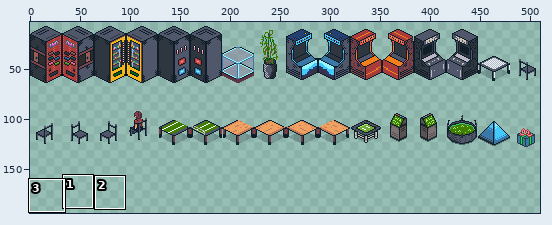
Two versions of one sprite sheet, res/props.png. Above, an overview of the earlier version with the close-up marked.
Close-up. First the earlier version:
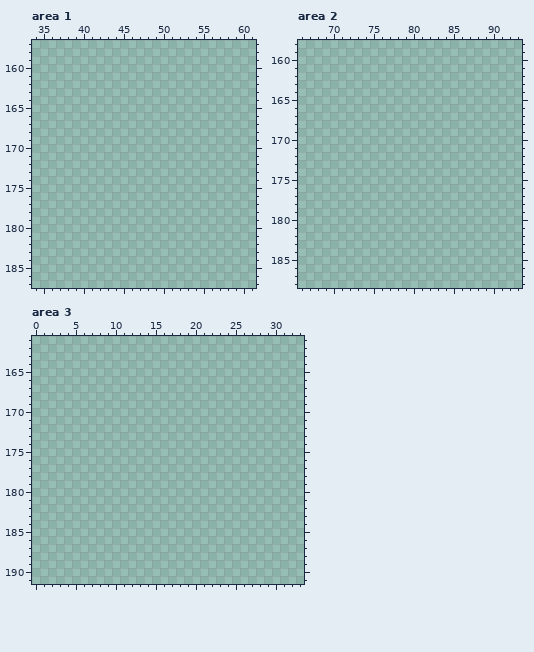
The file is 512x512 pixels. Colours within 5 levels of each other are drawn and written as one. Shown: area 1: x 34..61, y 157..187; area 2: x 66..93, y 158..188; area 3: x 0..33, y 161..191. The wide view leaves out empty margins.
Once edited:
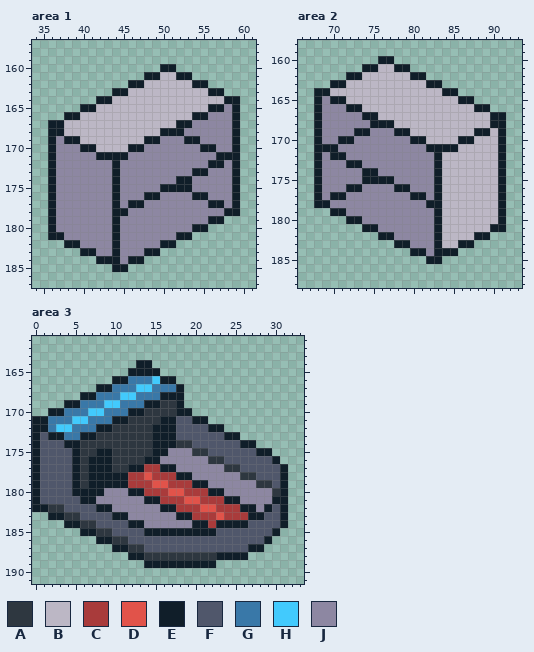
Palette (. is transparent): A #2e3740  B #bcb7c5  C #a93b3b  D #e1534a  E #101e29  F #50576b  G #3978a8  H #42cafd  J #8d87a2
What changed:
--- area 1
@@ x 34..61 @@
 159 ............................
-160 ............................
-161 ............................
-162 ............................
-163 ............................
-164 ............................
-165 ............................
-166 ............................
-167 ............................
-168 ............................
-169 ............................
-170 ............................
-171 ............................
-172 ............................
-173 ............................
-174 ............................
-175 ............................
-176 ............................
-177 ............................
-178 ............................
-179 ............................
-180 ............................
-181 ............................
-182 ............................
-183 ............................
-184 ............................
-185 ............................
+160 ................EE..........
+161 ..............EEBBEE........
+162 ............EEBBBBBBEE......
+163 ..........EEBBBBBBBBBBEE....
+164 ........EEBBBBBBBBBBBBBBEE..
+165 ......EEBBBBBBBBBBBBBBEEJE..
+166 ....EEBBBBBBBBBBBBBBEEJJJE..
+167 ..EEBBBBBBBBBBBBBBEEJJJJJE..
+168 ..EEBBBBBBBBBBBBEEEJJJJJJE..
+169 ..EJEEBBBBBBBBEEJJJEEJJJJE..
+170 ..EJJJEEBBBBEEJJJJJJJEEJJE..
+171 ..EJJJJJEEEEJJJJJJJJJJJEEE..
+172 ..EJJJJJJJEJJJJJJJJJJJEEJE..
+173 ..EJJJJJJJEJJJJJJJJJEEJJJE..
+174 ..EJJJJJJJEJJJJJJJEEJJJJJE..
+175 ..EJJJJJJJEJJJJJEEEEJJJJJE..
+176 ..EJJJJJJJEJJJEEJJJJEEJJJE..
+177 ..EJJJJJJJEJEEJJJJJJJJEEJE..
+178 ..EJJJJJJJEEJJJJJJJJJJJJEE..
+179 ..EJJJJJJJEJJJJJJJJJJJEE....
+180 ..EJJJJJJJEJJJJJJJJJEE......
+181 ..EEJJJJJJEJJJJJJJEE........
+182 ....EEJJJJEJJJJJEE..........
+183 ......EEJJEJJJEE............
+184 ........EEEJEE..............
+185 ..........EE................
 186 ............................
--- area 2
@@ x 66..93 @@
 159 ............................
-160 ............................
-161 ............................
-162 ............................
-163 ............................
-164 ............................
-165 ............................
-166 ............................
-167 ............................
-168 ............................
-169 ............................
-170 ............................
-171 ............................
-172 ............................
-173 ............................
-174 ............................
-175 ............................
-176 ............................
-177 ............................
-178 ............................
-179 ............................
-180 ............................
-181 ............................
-182 ............................
-183 ............................
-184 ............................
-185 ............................
+160 ..........EE................
+161 ........EEBBEE..............
+162 ......EEBBBBBBEE............
+163 ....EEBBBBBBBBBBEE..........
+164 ..EEBBBBBBBBBBBBBBEE........
+165 ..EJEEBBBBBBBBBBBBBBEE......
+166 ..EJJJEEBBBBBBBBBBBBBBEE....
+167 ..EJJJJJEEBBBBBBBBBBBBBBEE..
+168 ..EJJJJJJEEEBBBBBBBBBBBBEE..
+169 ..EJJJJEEJJJEEBBBBBBBBEEBE..
+170 ..EJJEEJJJJJJJEEBBBBEEBBBE..
+171 ..EEEJJJJJJJJJJJEEEEBBBBBE..
+172 ..EJEEJJJJJJJJJJJEBBBBBBBE..
+173 ..EJJJEEJJJJJJJJJEBBBBBBBE..
+174 ..EJJJJJEEJJJJJJJEBBBBBBBE..
+175 ..EJJJJJEEEEJJJJJEBBBBBBBE..
+176 ..EJJJEEJJJJEEJJJEBBBBBBBE..
+177 ..EJEEJJJJJJJJEEJEBBBBBBBE..
+178 ..EEJJJJJJJJJJJJEEBBBBBBBE..
+179 ....EEJJJJJJJJJJJEBBBBBBBE..
+180 ......EEJJJJJJJJJEBBBBBBBE..
+181 ........EEJJJJJJJEBBBBBBEE..
+182 ..........EEJJJJJEBBBBEE....
+183 ............EEJJJEBBEE......
+184 ..............EEJEEE........
+185 ................EE..........
 186 ............................
--- area 3
@@ x 0..33 @@
 163 ..................................
-164 ..................................
-165 ..................................
-166 ..................................
-167 ..................................
-168 ..................................
-169 ..................................
-170 ..................................
-171 ..................................
-172 ..................................
-173 ..................................
-174 ..................................
-175 ..................................
-176 ..................................
-177 ..................................
-178 ..................................
-179 ..................................
-180 ..................................
-181 ..................................
-182 ..................................
-183 ..................................
-184 ..................................
-185 ..................................
-186 ..................................
-187 ..................................
-188 ..................................
-189 ..................................
+164 .............EE...................
+165 ............EEEE..................
+166 ..........EEGGGHEE................
+167 ........EEGGGHHGGGE...............
+168 ......EEGGGHHGGGEEE...............
+169 ....EEGGGHHGGGEEAAE...............
+170 ..EEGGGHHGGGEEAAAAEE..............
+171 EEGGGHHGGGEEAAAAEEFFEE............
+172 EEGHHGGGEEAAAAAEEEFFFFEE..........
+173 EFEEGGEEAAAAAAAEEEFFFFFFEE........
+174 EFFFEEAAAAAAAAAEEEAAFFFFFFEE......
+175 EFFFFEAAEEAAAAAEEJJJAAFFFFFFEE....
+176 EFFFFEAEEEAAAAEEJJJJJJAAFFFFFFE...
+177 EFFFFEAEEEAAEECCEEJJJJJJAAFFFFFE..
+178 EFFFFEAEEEEECCDCCCEEJJJJJJAAFFFE..
+179 EFFFFEAEEEEECCCDDCCCEEJJJJJJAAFE..
+180 EFFFFEEEEJJJEECCCDDCCCEEJJJJJJAE..
+181 EFFFFFEEJJJJJJEECCCDDCCCEEJJJJEE..
+182 EEAAFFFFEEJJJJJJEECCCDDCCCEEJEFE..
+183 ..EEAAFFFFEEJJJJJJEECCCDCCCEEFFE..
+184 ....EEAAFFFFEEJJJJJJEECEEEEFFFFE..
+185 ......EEAAFFFFEEEEEEEEEFFFFFFFE...
+186 ........EEAAFFFFFFFFFFFFFFFFFE....
+187 ..........EEAAFFFFFFFFFFFFFEE.....
+188 ............EEAAAAAAAAAEEEE.......
+189 ..............EEEEEEEEE...........
 190 ..................................
